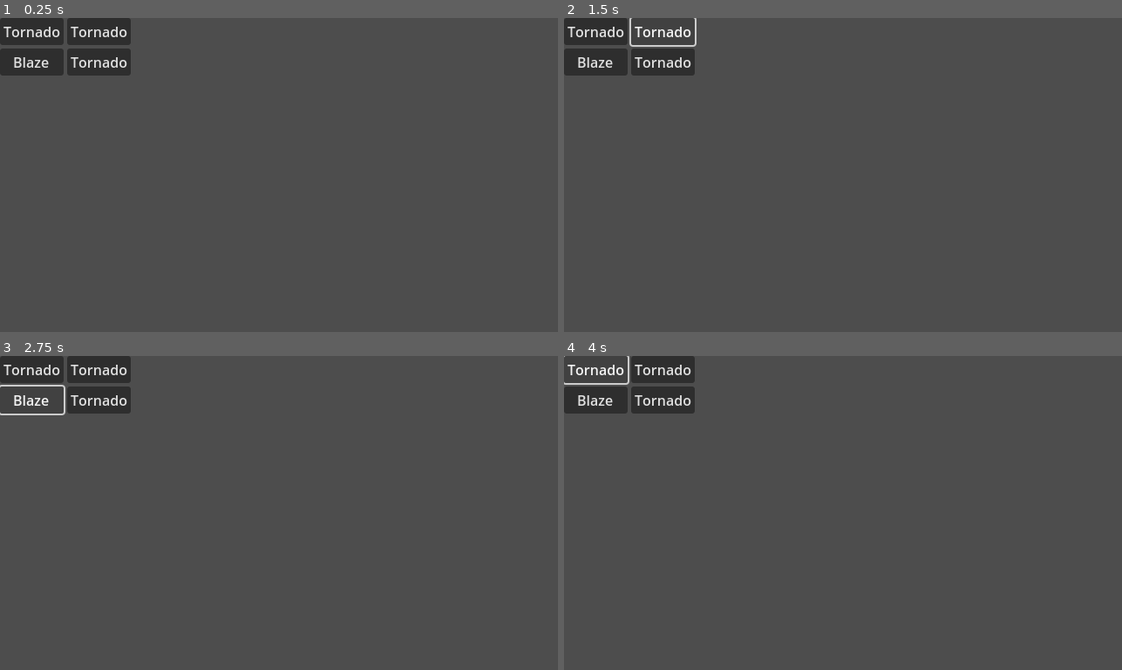
Above: before the commit, frames 1-4 (two rows, left to right).
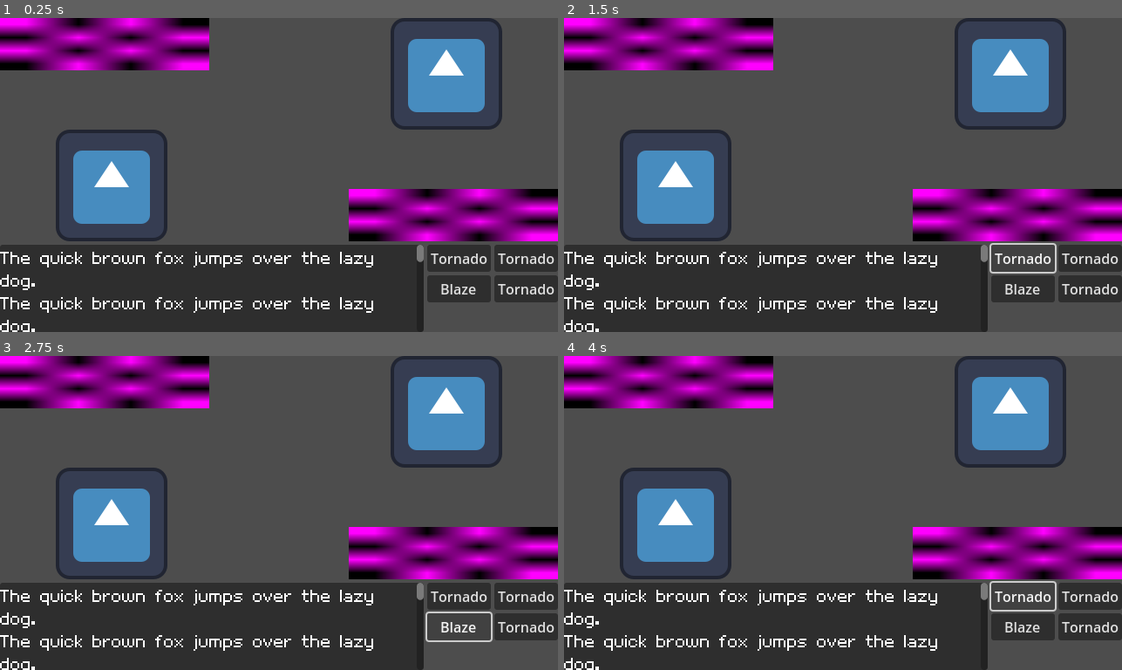
Above: after the commit, the same moments.

Repository: jadicodes/zodiac-battler
Game: Godot game, scene res://battle_arena/battle_arena.tscn
Same seed, same stepped clock (60 frames per second), same inputs: the game is played once before the commit and once after it. The engine's default icon, where the game draws it, is replaced by a stand-in: a white triangle on a blue panel in a dark square.
Inputs:
- Up to frame 1 (0.25 s): no input
- Up to frame 2 (1.5 s): click "Tornado" at 0.5 s; click "Tornado" at 1.25 s
- Up to frame 3 (2.75 s): click "Blaze" at 2 s
- Up to frame 4 (4 s): click "Tornado" at 2.75 s; click "Tornado" at 3.5 s

The runs differ from the first frame. In frame 1, 46% of the frame differs, in the area x 0-100%, y 0-100%; in frame 2, 45%; in frame 3, 45%; in frame 4, 45%.

Commit message:
Add basic UI structure

Diff:
--- a/project/battle_arena/battle_arena.tscn
+++ b/project/battle_arena/battle_arena.tscn
@@ -1,9 +1,11 @@
-[gd_scene load_steps=7 format=3 uid="uid://bi4etr5s1v3kc"]
+[gd_scene load_steps=10 format=3 uid="uid://bi4etr5s1v3kc"]
 
 [ext_resource type="Script" uid="uid://lxbgsksdckqd" path="res://battle_arena/battle_arena.gd" id="1_r4nqg"]
 [ext_resource type="Resource" uid="uid://c8u3hw5eqn458" path="res://monsters/breed/embermane.tres" id="2_lj2wh"]
 [ext_resource type="Script" uid="uid://c6p10u1cg3yux" path="res://monsters/monster.gd" id="3_ewqu3"]
 [ext_resource type="Resource" uid="uid://bmt1iiqphqefe" path="res://monsters/breed/harius.tres" id="4_etk7j"]
+[ext_resource type="Texture2D" uid="uid://c8dwb7jo0e1jy" path="res://icon.svg" id="5_etk7j"]
+[ext_resource type="PackedScene" uid="uid://bny50y62exih" path="res://battle_arena/textbox/textbox.tscn" id="5_ewqu3"]
 
 [sub_resource type="Resource" id="Resource_lj2wh"]
 script = ExtResource("3_ewqu3")
@@ -14,6 +16,9 @@
 script = ExtResource("3_ewqu3")
 _breed = ExtResource("4_etk7j")
 metadata/_custom_type_script = "uid://c6p10u1cg3yux"
+
+[sub_resource type="PlaceholderTexture2D" id="PlaceholderTexture2D_ewqu3"]
+size = Vector2(240, 60)
 
 [node name="BattleArena" type="Control"]
 layout_mode = 3
@@ -26,33 +31,91 @@
 _monster_opponent = SubResource("Resource_lj2wh")
 _monster_self = SubResource("Resource_ewqu3")
 
-[node name="GridContainer" type="GridContainer" parent="."]
-layout_mode = 0
-offset_right = 40.0
-offset_bottom = 40.0
+[node name="VBoxContainer" type="VBoxContainer" parent="."]
+layout_mode = 1
+anchors_preset = 15
+anchor_right = 1.0
+anchor_bottom = 1.0
+grow_horizontal = 2
+grow_vertical = 2
+
+[node name="Control" type="Control" parent="VBoxContainer"]
+layout_mode = 2
+size_flags_vertical = 3
+
+[node name="TextureRect" type="TextureRect" parent="VBoxContainer/Control"]
+layout_mode = 1
+anchors_preset = 2
+anchor_top = 1.0
+anchor_bottom = 1.0
+offset_left = 64.0
+offset_top = -128.0
+offset_right = 192.0
+grow_vertical = 0
+texture = ExtResource("5_etk7j")
+
+[node name="TextureRect2" type="TextureRect" parent="VBoxContainer/Control"]
+layout_mode = 1
+anchors_preset = 1
+anchor_left = 1.0
+anchor_right = 1.0
+offset_left = -192.0
+offset_right = -64.0
+offset_bottom = 128.0
+grow_horizontal = 0
+texture = ExtResource("5_etk7j")
+
+[node name="TextureRect3" type="TextureRect" parent="VBoxContainer/Control"]
+layout_mode = 1
+offset_right = 240.0
+offset_bottom = 60.0
+texture = SubResource("PlaceholderTexture2D_ewqu3")
+
+[node name="TextureRect4" type="TextureRect" parent="VBoxContainer/Control"]
+layout_mode = 1
+anchors_preset = 3
+anchor_left = 1.0
+anchor_top = 1.0
+anchor_right = 1.0
+anchor_bottom = 1.0
+offset_left = -240.0
+offset_top = -60.0
+grow_horizontal = 0
+grow_vertical = 0
+texture = SubResource("PlaceholderTexture2D_ewqu3")
+
+[node name="HBoxContainer" type="HBoxContainer" parent="VBoxContainer"]
+layout_mode = 2
+
+[node name="Textbox" parent="VBoxContainer/HBoxContainer" instance=ExtResource("5_ewqu3")]
+layout_mode = 2
+size_flags_horizontal = 3
+
+[node name="GridContainer" type="GridContainer" parent="VBoxContainer/HBoxContainer"]
+layout_mode = 2
 columns = 2
 
-[node name="Move1" type="Button" parent="GridContainer"]
+[node name="Move1" type="Button" parent="VBoxContainer/HBoxContainer/GridContainer"]
 unique_name_in_owner = true
 layout_mode = 2
 text = "Attack1"
 
-[node name="Move2" type="Button" parent="GridContainer"]
+[node name="Move2" type="Button" parent="VBoxContainer/HBoxContainer/GridContainer"]
 unique_name_in_owner = true
 layout_mode = 2
 text = "Attack2"
 
-[node name="Move3" type="Button" parent="GridContainer"]
+[node name="Move3" type="Button" parent="VBoxContainer/HBoxContainer/GridContainer"]
 unique_name_in_owner = true
 layout_mode = 2
 text = "Attack3"
 
-[node name="Move4" type="Button" parent="GridContainer"]
+[node name="Move4" type="Button" parent="VBoxContainer/HBoxContainer/GridContainer"]
 unique_name_in_owner = true
 layout_mode = 2
 text = "Attack4"
 
-[connection signal="pressed" from="GridContainer/Move1" to="." method="_on_move_button_pressed" binds= [0]]
-[connection signal="pressed" from="GridContainer/Move2" to="." method="_on_move_button_pressed" binds= [1]]
-[connection signal="pressed" from="GridContainer/Move3" to="." method="_on_move_button_pressed" binds= [2]]
-[connection signal="pressed" from="GridContainer/Move4" to="." method="_on_move_button_pressed" binds= [3]]
+[connection signal="pressed" from="VBoxContainer/HBoxContainer/GridContainer/Move1" to="." method="_on_move_button_pressed" binds= [0]]
+[connection signal="pressed" from="VBoxContainer/HBoxContainer/GridContainer/Move2" to="." method="_on_move_button_pressed" binds= [1]]
+[connection signal="pressed" from="VBoxContainer/HBoxContainer/GridContainer/Move3" to="." method="_on_move_button_pressed" binds= [2]]
+[connection signal="pressed" from="VBoxContainer/HBoxContainer/GridContainer/Move4" to="." method="_on_move_button_pressed" binds= [3]]
--- /dev/null
+++ b/project/battle_arena/textbox/textbox.tscn
@@ -0,0 +1,46 @@
+[gd_scene load_steps=2 format=3 uid="uid://bny50y62exih"]
+
+[ext_resource type="FontFile" uid="uid://gptd25r7q4jy" path="res://battle_arena/textbox/nb_pixel_font_bundle/Habbo.ttf" id="1_j31qi"]
+
+[node name="Textbox" type="Control"]
+custom_minimum_size = Vector2(0, 100)
+layout_mode = 3
+anchors_preset = 15
+anchor_right = 1.0
+anchor_bottom = 1.0
+grow_horizontal = 2
+grow_vertical = 2
+
+[node name="Panel" type="Panel" parent="."]
+layout_mode = 1
+anchors_preset = 15
+anchor_right = 1.0
+anchor_bottom = 1.0
+grow_horizontal = 2
+grow_vertical = 2
+
+[node name="RichTextLabel" type="RichTextLabel" parent="Panel"]
+layout_mode = 1
+anchors_preset = 15
+anchor_right = 1.0
+anchor_bottom = 1.0
+grow_horizontal = 2
+grow_vertical = 2
+theme_override_fonts/normal_font = ExtResource("1_j31qi")
+theme_override_font_sizes/normal_font_size = 32
+text = "The quick brown fox jumps over the lazy dog.
+The quick brown fox jumps over the lazy dog.
+The quick brown fox jumps over the lazy dog.
+The quick brown fox jumps over the lazy dog.
+The quick brown fox jumps over the lazy dog.
+The quick brown fox jumps over the lazy dog.
+The quick brown fox jumps over the lazy dog.
+The quick brown fox jumps over the lazy dog.
+The quick brown fox jumps over the lazy dog.
+The quick brown fox jumps over the lazy dog.
+The quick brown fox jumps over the lazy dog.
+The quick brown fox jumps over the lazy dog.
+The quick brown fox jumps over the lazy dog.
+The quick brown fox jumps over the lazy dog.
+The quick brown fox jumps over the lazy dog.
+"
--- a/project/project.godot
+++ b/project/project.godot
@@ -24,6 +24,5 @@
 
 [rendering]
 
-textures/canvas_textures/default_texture_filter=0
 renderer/rendering_method="gl_compatibility"
 renderer/rendering_method.mobile="gl_compatibility"
Binary file added: project/battle_arena/textbox/nb_pixel_font_bundle/Habbo.ttf
Not shown, added: project/battle_arena/textbox/nb_pixel_font_bundle/Habbo.ttf.import
Binary file added: project/battle_arena/textbox/nb_pixel_font_bundle/Kubasta.ttf
Not shown, added: project/battle_arena/textbox/nb_pixel_font_bundle/Kubasta.ttf.import
Binary file added: project/battle_arena/textbox/nb_pixel_font_bundle/TinyUnicode.ttf
Not shown, added: project/battle_arena/textbox/nb_pixel_font_bundle/TinyUnicode.ttf.import
Not shown, added: project/battle_arena/textbox/nb_pixel_font_bundle/_README.md
